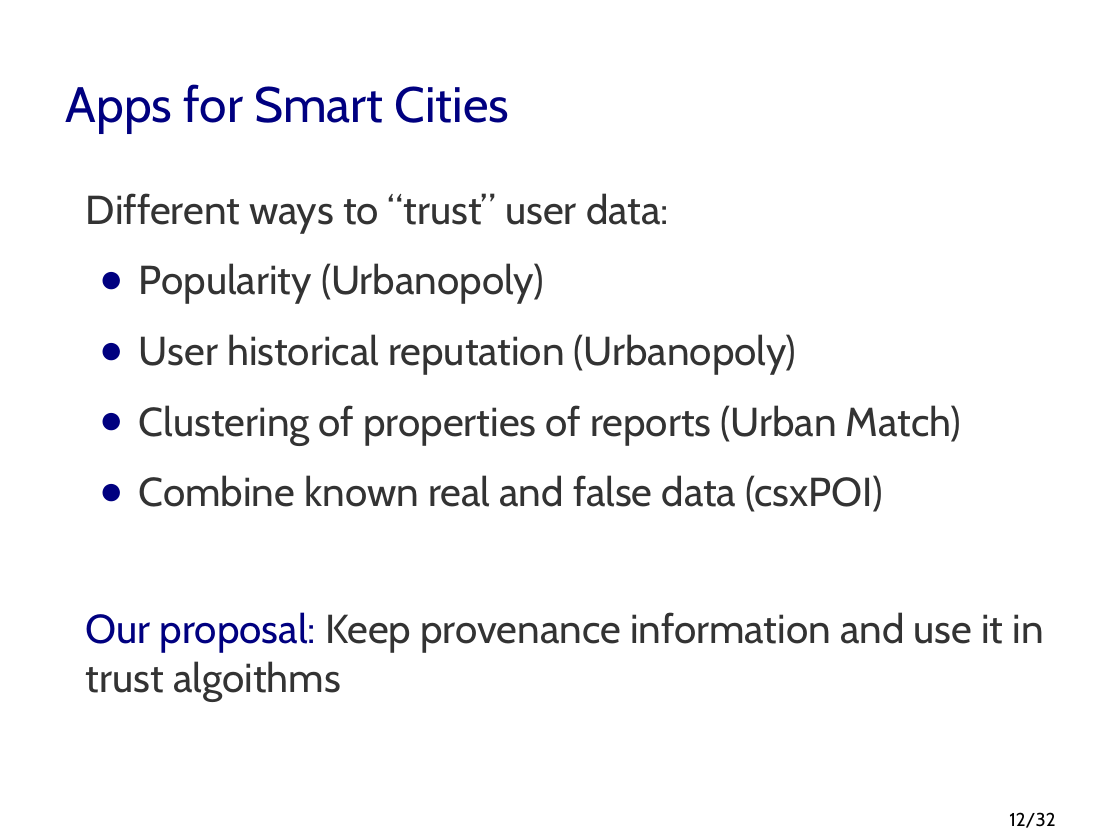
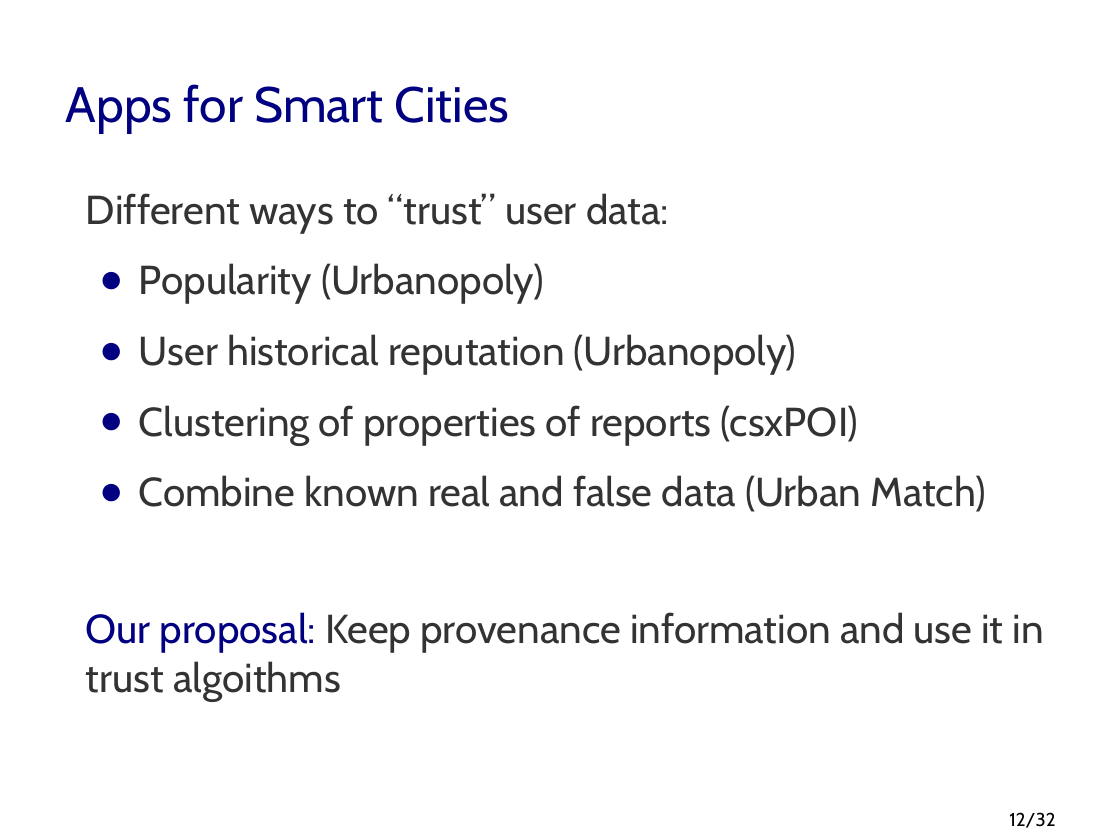
Before and after one commit to memaldi/immoa2013, a slide deck: slide 12 of slides/IMMoA2013.odp. Drawn at 1120x840 pixels with LibreOffice and Linux fonts; fonts in the diff are those of the drawing; background and template pictures are left out. Boxes give left, top, right and bottom in pixels: in the first picture for what was removed or moved away, otherwise in the second. Text is boxed around its words. In the diff, an @@ line names an element or a change of style, - is before the commit and + after.

```diff
--- a/slides/IMMoA2013.odp
+++ b/slides/IMMoA2013.odp
@@ text at [139,405,985,512]: text changed @@
-● Clustering of properties of reports (Urban Match)
-● Combine known real and false data (csxPOI)
+● Clustering of properties of reports (csxPOI)
+● Combine known real and false data (Urban Match)
```
Also in this commit, not shown: 1 other slide changed, 2 other files.
